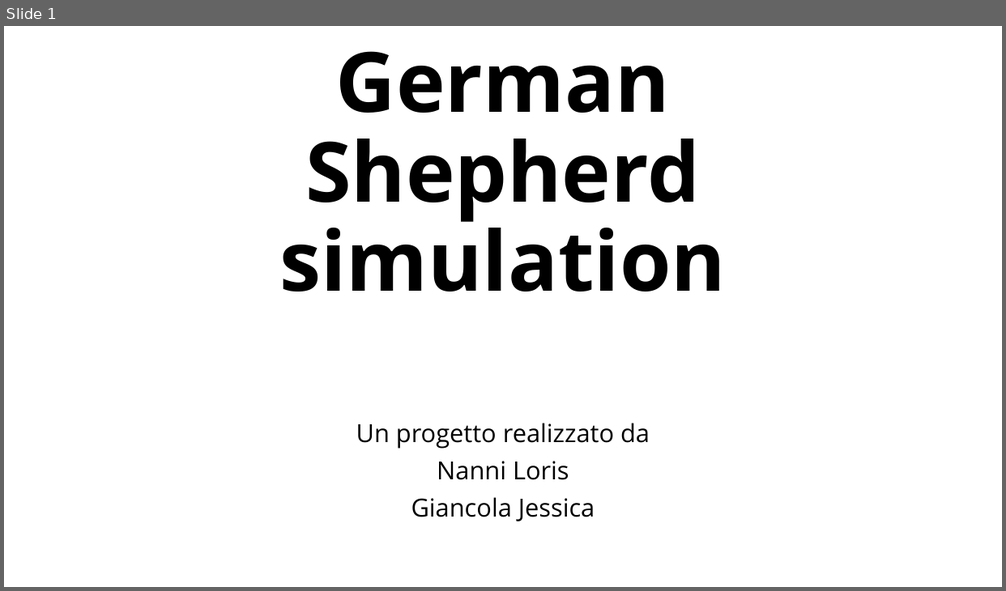
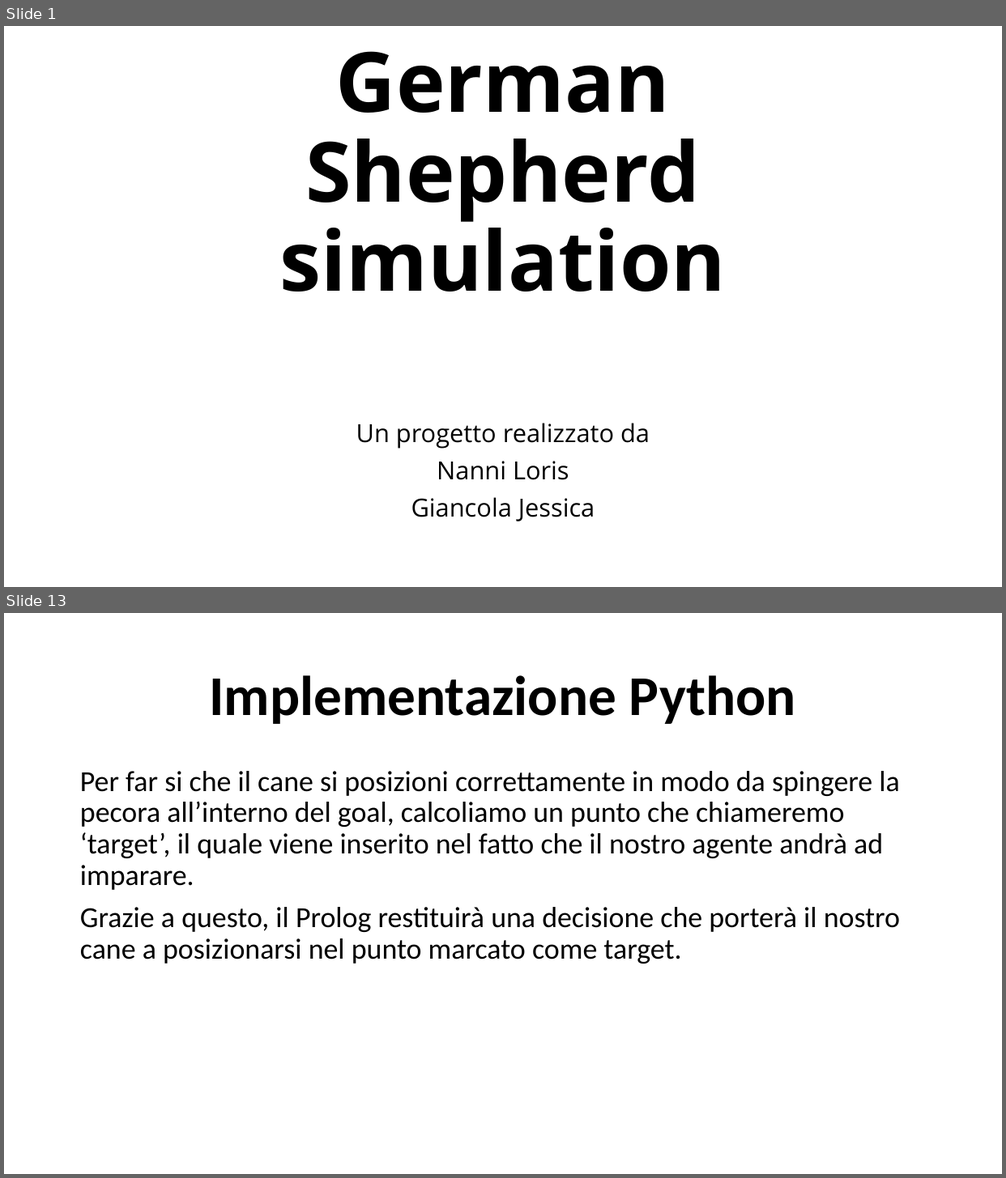
Before and after one commit to LorisNanni91/ProgettoRobotica, a slide deck: Presentazione progetto.pptx. Shown one above the other, each under a label of ours: slide 1 before the commit, slides 1 and 13 after it; the slides between them are not shown. The pictures are 1006x591 and 1006x1178 pixels, drawn with LibreOffice and Linux fonts; fonts in the diff are those of the drawing. Boxes give left, top, right and bottom in pixels: in the first picture for what was removed or moved away, otherwise in the second. Text is boxed around its words. In the diff, an @@ line names an element or a change of style, - is before the commit and + after.

```diff
--- a/Presentazione progetto.pptx
+++ b/Presentazione progetto.pptx
@@ slide 13 added at bbox=[4, 613, 1002, 1174], background #FFFFFF @@
@@ title added at bbox=[209, 675, 796, 724], 54 pt, text #000000, bold @@
+Implementazione Python
@@ text added at bbox=[80, 771, 900, 964], 28 pt, text #000000 @@
+Per far si che il cane si posizioni correttamente in modo da spingere la pecora all’interno del goal, calcoliamo un punto che chiameremo ‘target’, il quale viene inserito nel fatto che il nostro agente andrà ad imparare.
+Grazie a questo, il Prolog restituirà una decisione che porterà il nostro cane a posizionarsi nel punto marcato come target.
```
Also in this commit, not shown: 1 slide changed, 11 other slides added, 1 slide removed, 54 other files.
